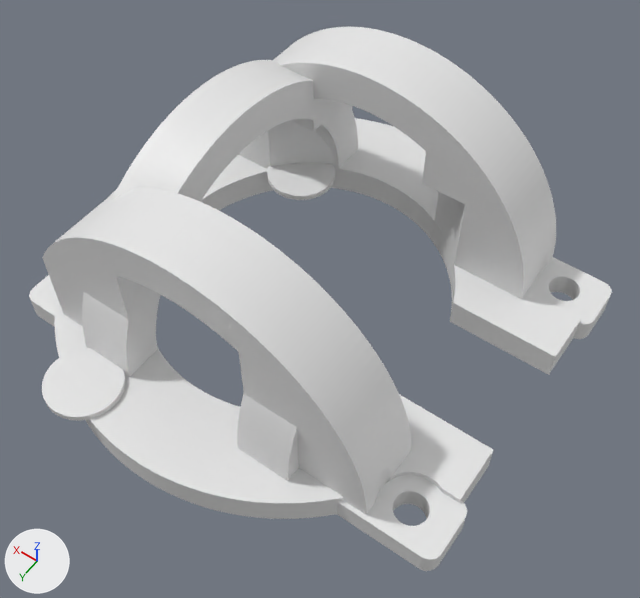
The Blender file ft-gremlin-sidewinder/sidewinder.blend as it was, and as the next commit left it.
Both versions are drawn from a 50 mm lens placed at (-14.0, 29.4, 79.5), pointed at (14.2, -10.1, 17.4). The axes (+X, +Y, +Z) are drawn at lower left. The lights are the same throughout.

Objects in the first picture: 'FTG-TJ-03 wide'.
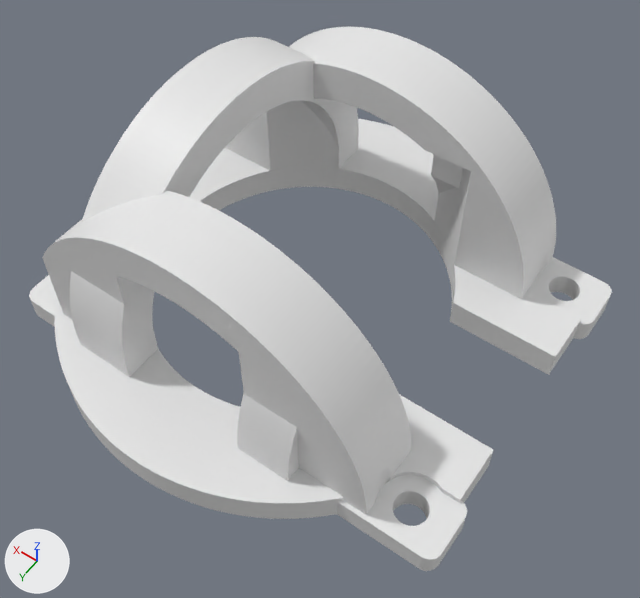
ob_saide_back is not drawn itself; it is used by a modifier of ob_ftg_tj_03_wide, ob_ftg_tj_02.
ob_ring_neg_center_a_bit_taller is not drawn itself; it is used by a modifier of ob_bar.

What differs and where, as boxes [x1, y1, x2, y2] in the pictures (640 x 598 px; the box of a moved part takes in the faces that stretch with it):
'FTG-TJ-03 wide', reshaped, modifiers changed: [29, 27, 612, 571] in both
part 2 of me_hoop1_001, moved or reshaped (not visible before): after [75, 329, 98, 356]
part 3 of me_hoop1_001, moved or reshaped: before [82, 60, 338, 375]; after [70, 37, 339, 361]
part 4 of me_hoop1_001, moved or reshaped: before [337, 148, 358, 168]; after [337, 133, 359, 172]
part 5 of me_hoop1_001, moved or reshaped: before [125, 349, 157, 377]; after [76, 330, 157, 377]

Patch to the scene script:
```diff
--- a/ft-gremlin-sidewinder/sidewinder.blend.py
+++ b/ft-gremlin-sidewinder/sidewinder.blend.py
@@ me_hoop1_001 @@
 # used by ob_saide_back; location = (9.964, -32.72, 0.0); rotation_euler = (0.0, 0.0, 1.571), in degrees (0, 0, 90)
-me_hoop1_001.from_pydata(...)  # 268 vertices, 514 faces; spans x 0.7..36.9, y -20.1..-14.9, z 13.0..30.6
+me_hoop1_001.from_pydata(...)  # 268 vertices, 514 faces; spans x 0.7..36.9, y -21.0..-14.9, z 10.4..30.6
+# me_hoop1_001 part 1: all 4 vertices in x 0.7..4.4, y -20.1, z 13.0..13.2 are moved by (0.0, -0.8, -2.6)
+# me_hoop1_001 part 2: all 3 vertices in x 33.2..36.9, y -20.1, z 13.0 are moved by (0.0, -0.8, -2.6)
+# me_hoop1_001 part 3: 125 of the vertices in x 0.7..36.9, y -20.1, z 13.2..30.6 are moved by (0.0, -0.8, 0.0)
+# me_hoop1_001 part 4: all 6 vertices in x 0.7..4.4, y -18.7..-14.9, z 13.0..13.2 are moved by (0.0, 0.0, -2.6)
+# me_hoop1_001 part 5: all 5 vertices in x 33.2..36.9, y -17.9..-14.9, z 13.0 are moved by (0.0, 0.0, -2.6)
@@ ob_saide_back @@
 ob_saide_back = bpy.data.objects.new('SAIDE BACK', me_hoop1_001)
-ob_saide_back.location = (9.964, -32.72, 0.0)
+ob_saide_back.location = (9.964, -32.72, 2.155)
 ob_saide_back.rotation_euler = (0.0, 0.0, 1.571)  # degrees (0, 0, 90)
-_m = ob_saide_back.modifiers.new('Boolean', 'BOOLEAN')
-_m.object = ob_cylinder_005
-_m.operation = 'UNION'
-_m.solver = 'FLOAT'
-_m = ob_saide_back.modifiers.new('Boolean.001', 'BOOLEAN')
-_m.object = ob_cylinder_004
-_m.operation = 'UNION'
-_m.solver = 'FLOAT'
 ob_saide_back.hide_viewport = True
@@ ob_ring_neg_center_a_bit_taller @@
 ob_ring_neg_center_a_bit_taller = bpy.data.objects.new('Ring neg center a bit taller', me_cylinder_016)
-ob_ring_neg_center_a_bit_taller.location = (19.31, -14.0, 12.19)
+ob_ring_neg_center_a_bit_taller.location = (19.31, -14.0, 16.26)
 ob_ring_neg_center_a_bit_taller.scale = (14.6, 15.5, 9.36)
```
